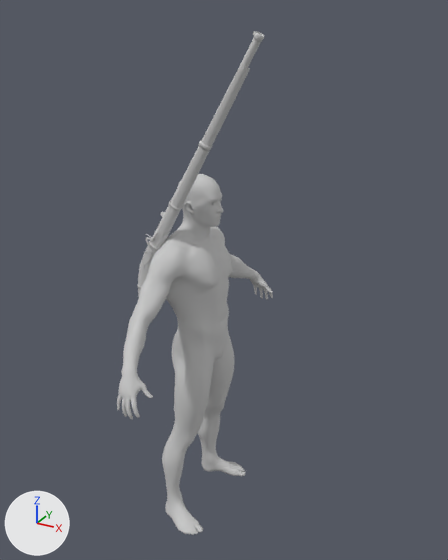
Two versions of the FBX model Character/Animation/ZWM/Shoot/Gun/Anim_Gun_AimOffset_U.FBX, one commit apart.
One viewpoint serves both versions: a camera (50 mm lens) standing at (1.37, -2.29, 2.47) and looking at (0.09, 0.03, 1.31). Every picture has the same lights, and +X, +Y and +Z are marked at lower left. Where no turn or scale is listed for an object, it has been applied to the vertices.

Objects in the first picture: 'Gun', 'Male_Body', 'Male_Foot', 'Male_Hand', 'Male_Head', 'Male_Leg'.
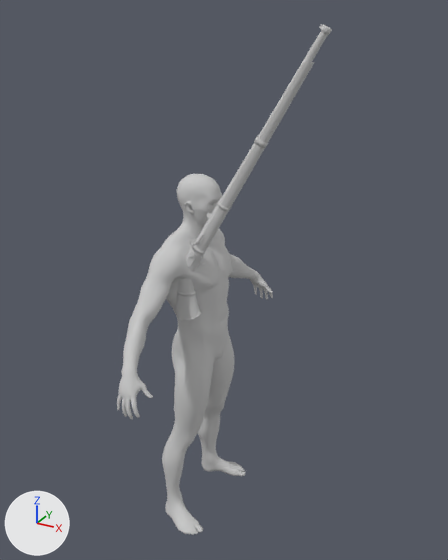
Where the change shows, as pixel boxes [x1, y1, x2, y2] in the pictures (448 x 560 px):
'Gun', moved, turned: before [137, 31, 264, 297]; after [176, 25, 332, 321]

The change in detail:
Object 'Gun' (ob_gun) moves from (-0.158, -0.14, 1.429) to (0.067, -0.137, 1.452).
Object 'Gun' (ob_gun) turns from (0, -60, 0) to (-6.2, -60, 11) degrees about x, y and z.
